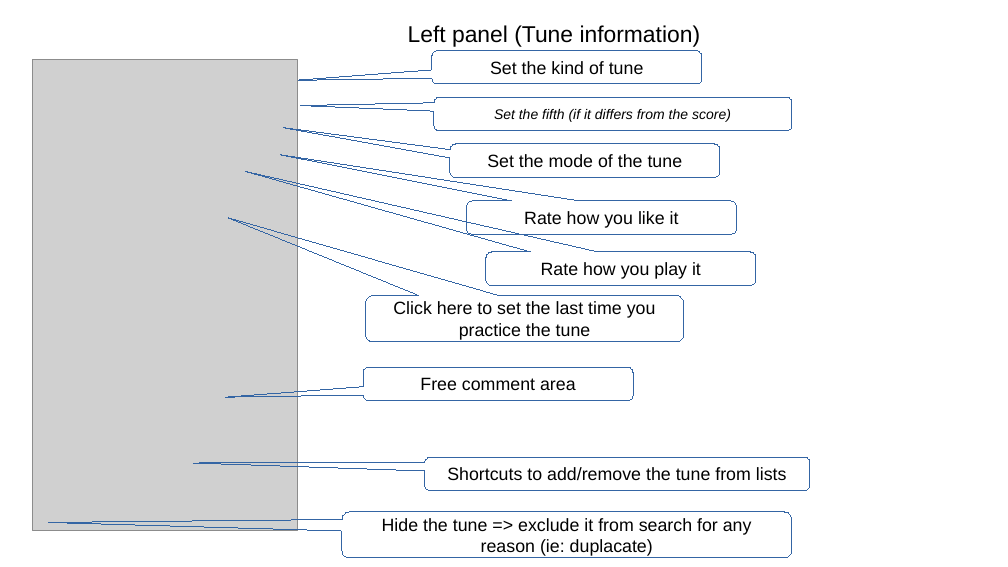
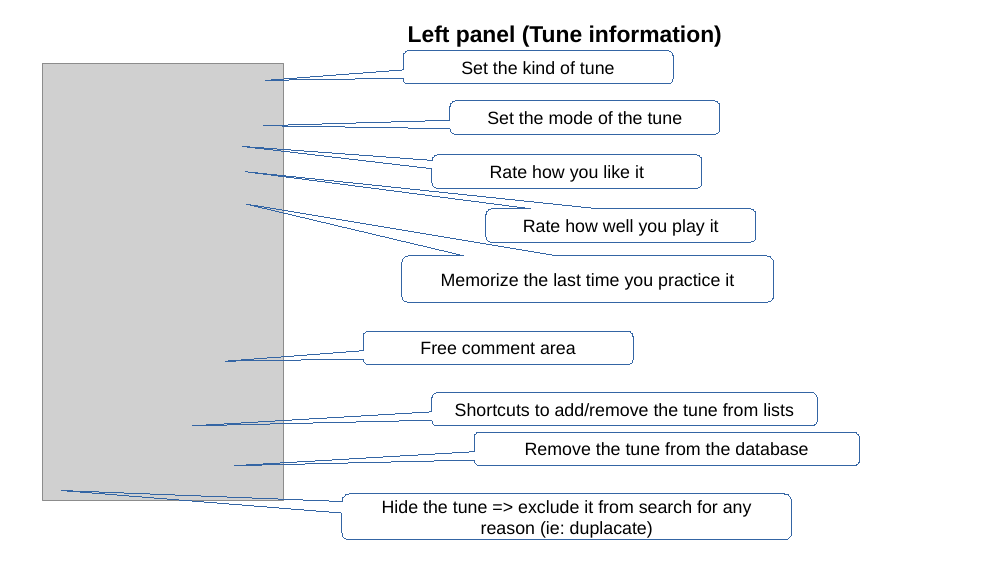
Before and after one commit to py60800/tunedb, a slide deck: slide 5 of doc/Manual.odp. Drawn at 1008x567 pixels with LibreOffice and Linux fonts; fonts in the diff are those of the drawing; grey boxes stand for pictures. Boxes give left, top, right and bottom in pixels: in the first picture for what was removed or moved away, otherwise in the second. Text is boxed around its words. In the diff, an @@ line names an element or a change of style, - is before the commit and + after.

```diff
--- a/doc/Manual.odp
+++ b/doc/Manual.odp
@@ text "Left panel (Tune information)" at (408,25,722,47): bold on @@
@@ rounded speech box "Set the kind of tune": place and size @@
-rounded speech box "Set the kind of tune" at (432,50,702,84)
+rounded speech box "Set the kind of tune" at (403,50,673,84)
@@ picture: place and size @@
-picture at (32,59,297,531)
+picture at (43,63,284,500)
@@ rounded speech box removed at (434,97,792,131) @@
-Set the fifth (if it differs from the score)
@@ rounded speech box "Set the mode of the ...": place and size @@
-rounded speech box "Set the mode of the ..." at (450,144,720,177)
+rounded speech box "Set the mode of the ..." at (450,101,720,134)
@@ rounded speech box "Rate how you like it": place and size @@
-rounded speech box "Rate how you like it" at (466,201,736,235)
+rounded speech box "Rate how you like it" at (432,155,702,188)
@@ rounded speech box "Rate how well you play ...": place and size @@
-rounded speech box "Rate how well you play ..." at (486,252,756,286)
+rounded speech box "Rate how well you play ..." at (486,209,756,242)
@@ text in rounded speech box at (523,219,719,236): text changed @@
-Rate how you play it
+Rate how well you play it
@@ proportions changed in 6 elements at (342,494,792,540), (450,101,720,134), (432,155,702,188), (432,392,818,426), (486,209,756,242), (402,256,774,303) @@
@@ rounded speech box "Memorize the last time you ...": place and size @@
-rounded speech box "Memorize the last time you ..." at (366,295,684,342)
+rounded speech box "Memorize the last time you ..." at (402,256,774,303)
@@ text in rounded speech box at (441,273,734,290): text changed @@
-Click here to set the last time you practice the tune
+Memorize the last time you practice it
@@ rounded speech box "Free comment area": place and size @@
-rounded speech box "Free comment area" at (363,368,633,402)
+rounded speech box "Free comment area" at (363,331,633,365)
@@ rounded speech box "Shortcuts to add/remove the tune ...": place and size @@
-rounded speech box "Shortcuts to add/remove the tune ..." at (424,457,810,491)
+rounded speech box "Shortcuts to add/remove the tune ..." at (432,392,818,426)
@@ rounded speech box added at (475,433,861,466), outline #3465A4 0 pt, 14 pt, text #000000 @@
+Remove the tune from the database
@@ rounded speech box "Hide the tune => exclude ...": place and size @@
-rounded speech box "Hide the tune => exclude ..." at (342,512,792,558)
+rounded speech box "Hide the tune => exclude ..." at (342,494,792,540)
```
Also in this commit, not shown: 10 other slides changed, 1 slide added, 2 slides removed, 3 other files.
